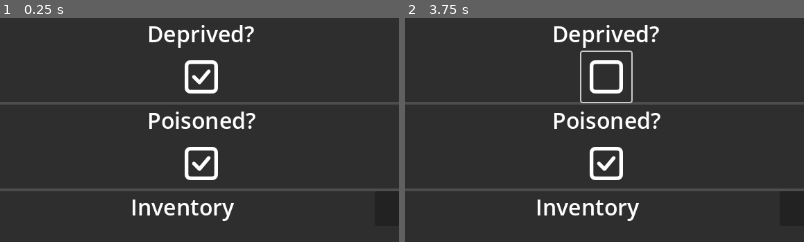
Above: before the commit, frames 1-2 (left to right).
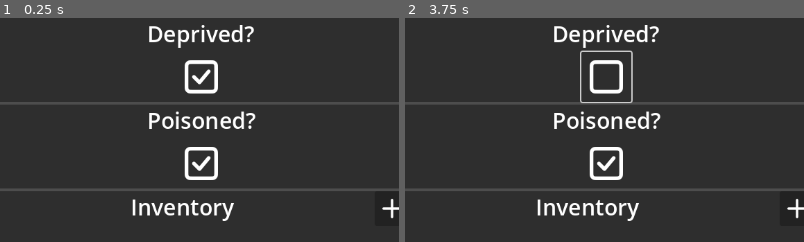
Above: after the commit, the same moments.

Repository: beardy-dev/advent-of-game-dev-2025
Game: Godot game, scene res://main.tscn
The game is run twice, just before and just after one commit, with the same random seed, the same clock (stepped at 60 frames per second) and the same inputs.
Inputs (mouse positions are % of the whole screen's width and height, from its top left):
- Up to frame 1 (0.25 s): no input
- Up to frame 2 (3.75 s): click (36, 92) at 0.52 s; type "12" at 0.6 s; click (8, 12) at 1.27 s; click (8, 17) at 2.02 s; click "Warrior" at 2.75 s; click (75, 13) at 3.52 s
The pictures show only the part of the screen within x 50-100%, y 0-50%; the shares and areas given below are measured in that part.

The runs differ from the first frame. In frame 1, 0.1% of the frame differs, in the area x 95-100%, y 80-90%; in frame 2, 0.1%.

Commit message:
added icon back to inventory component

Diff:
--- a/components/InventoryComponent/InventoryComponent.tscn
+++ b/components/InventoryComponent/InventoryComponent.tscn
@@ -1,6 +1,7 @@
-[gd_scene load_steps=4 format=3 uid="uid://p0atvmt7l3fd"]
+[gd_scene load_steps=3 format=3 uid="uid://p0atvmt7l3fd"]
 
 [ext_resource type="Script" path="res://components/InventoryComponent/script_InventoryComponent.gd" id="1_evvcv"]
+[ext_resource type="Texture2D" uid="uid://d1efxqmg2c8rm" path="res://assets/add-icon.svg" id="2_emyil"]
 
 [node name="InventoryComponent" type="PanelContainer"]
 custom_minimum_size = Vector2(600, 400)
@@ -42,6 +43,9 @@
 size_flags_horizontal = 8
 size_flags_vertical = 4
 toggle_mode = true
+icon = ExtResource("2_emyil")
+icon_alignment = 1
+expand_icon = true
 
 [node name="InventoryScrollContainer" type="ScrollContainer" parent="VBoxContainer"]
 layout_mode = 2
